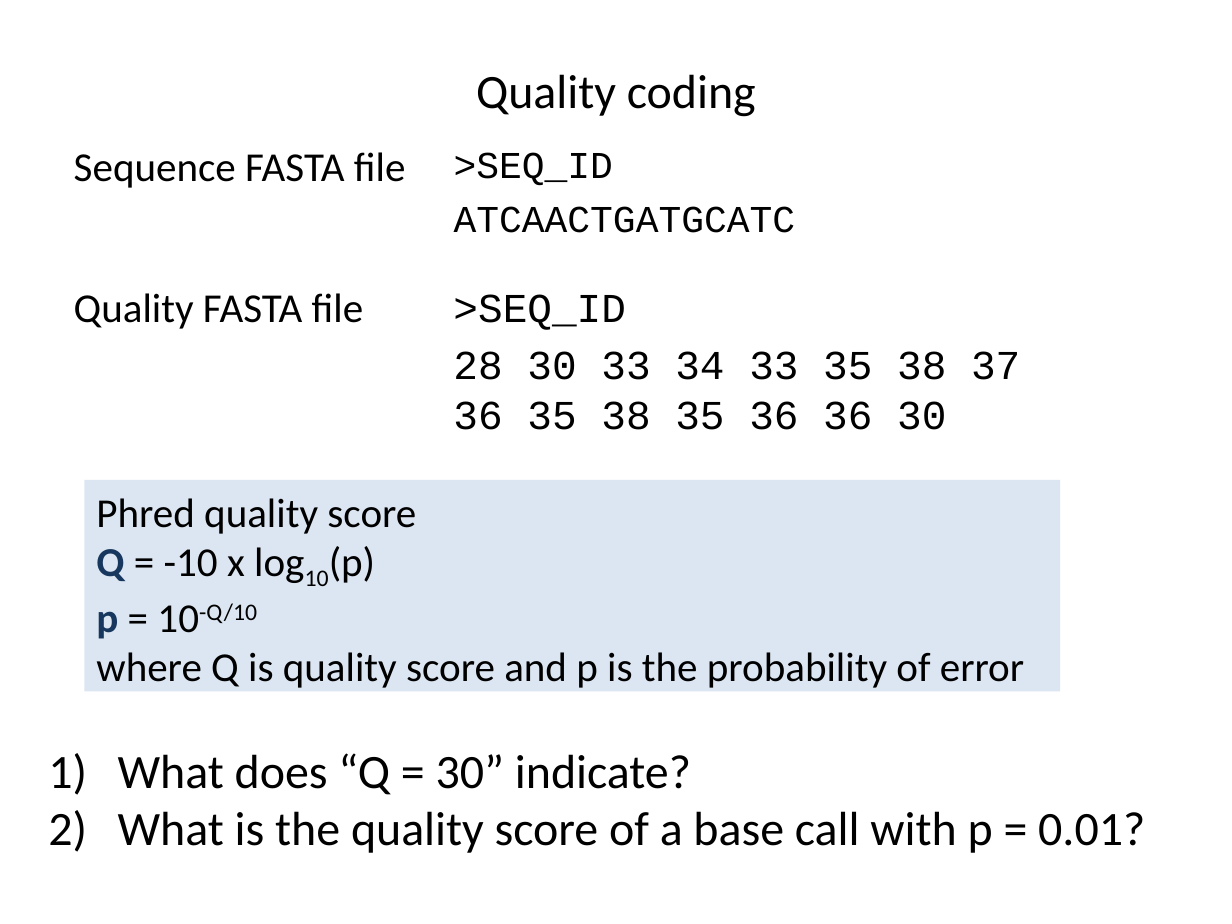
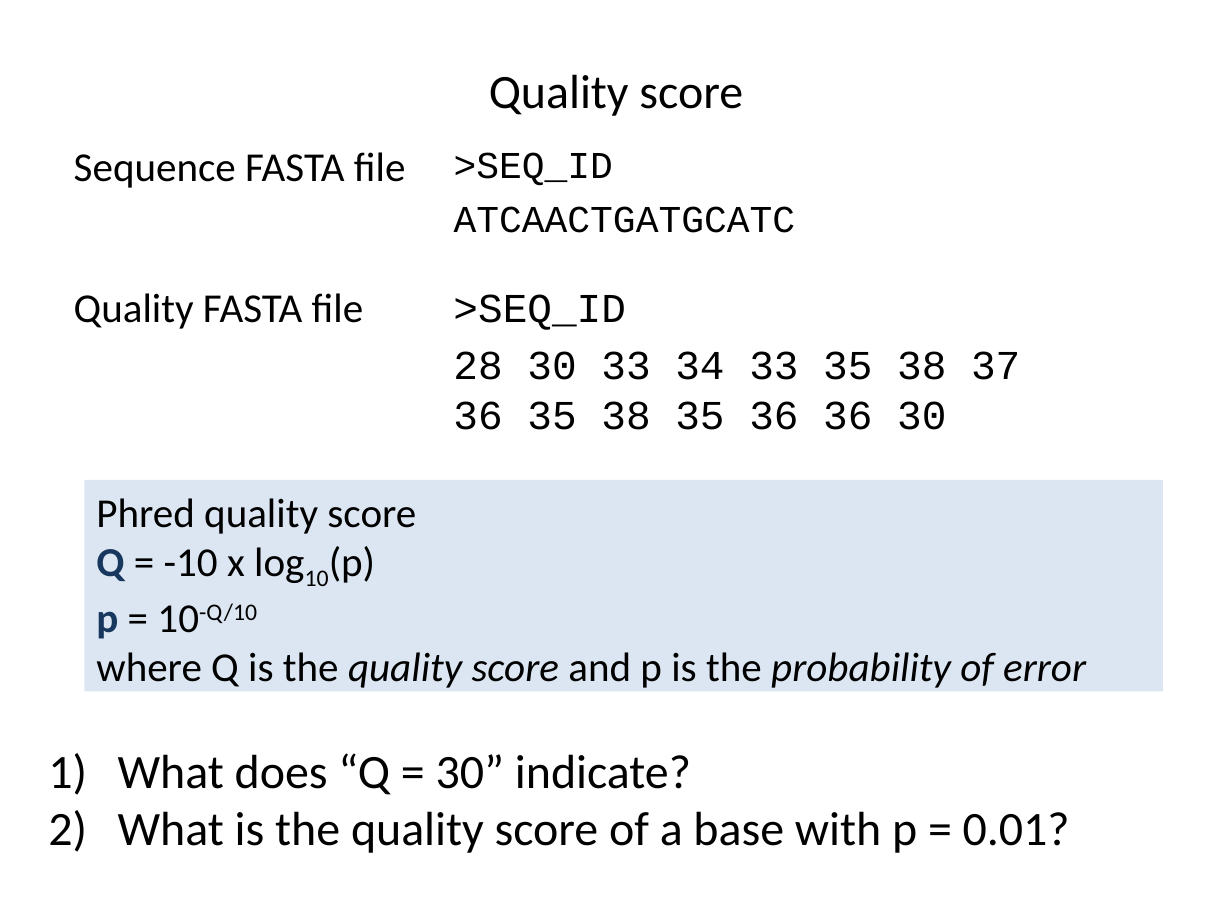
Before and after one commit to liu3zhenlab/teaching, a slide deck: slide 4 of PLPTH813Bioinformatis/2023/lectures/lecture05_NGS_tools.pptx. Drawn at 1232x924 pixels with LibreOffice and Linux fonts; fonts in the diff are those of the drawing. Boxes give left, top, right and bottom in pixels: in the first picture for what was removed or moved away, otherwise in the second. Text is boxed around its words. In the diff, an @@ line names an element or a change of style, - is before the commit and + after.

```diff
--- a/PLPTH813Bioinformatis/2023/lectures/lecture05_NGS_tools.pptx
+++ b/PLPTH813Bioinformatis/2023/lectures/lecture05_NGS_tools.pptx
@@ title at [489, 74, 743, 116]: text changed @@
-Quality coding
+Quality score
@@ rectangle "Phred quality score": place and size @@
-rectangle "Phred quality score" at [84, 480, 1060, 692]
+rectangle "Phred quality score" at [84, 480, 1163, 692]
@@ text in rectangle at [96, 652, 1086, 688]: text changed; italic on @@
-where Q is quality score and p is the probability of error
+where Q is the quality score and p is the probability of error
@@ text at [118, 811, 1070, 853]: text changed @@
-2) What is the quality score of a base call with p = 0.01?
+2) What is the quality score of a base with p = 0.01?
```
Also in this commit, not shown: 6 other slides changed, 2 slides added, 1 slide removed, 6 other files.
